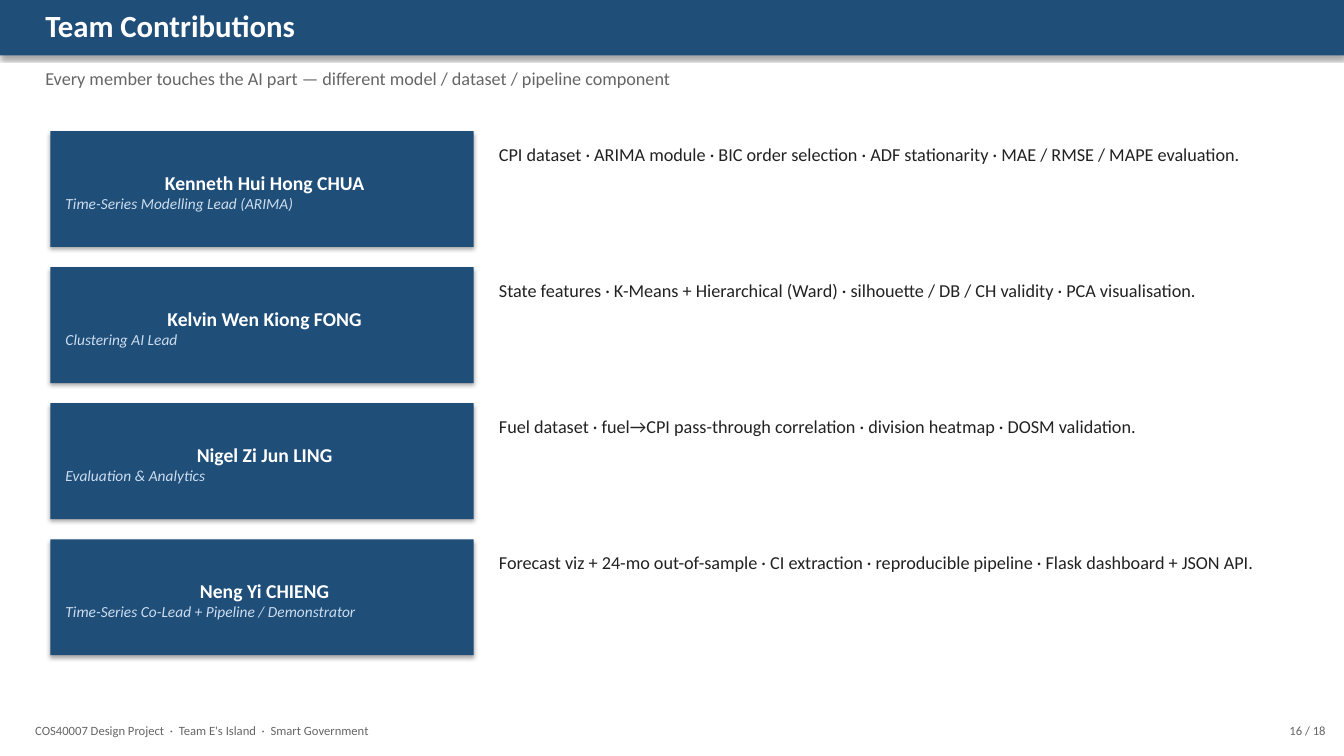
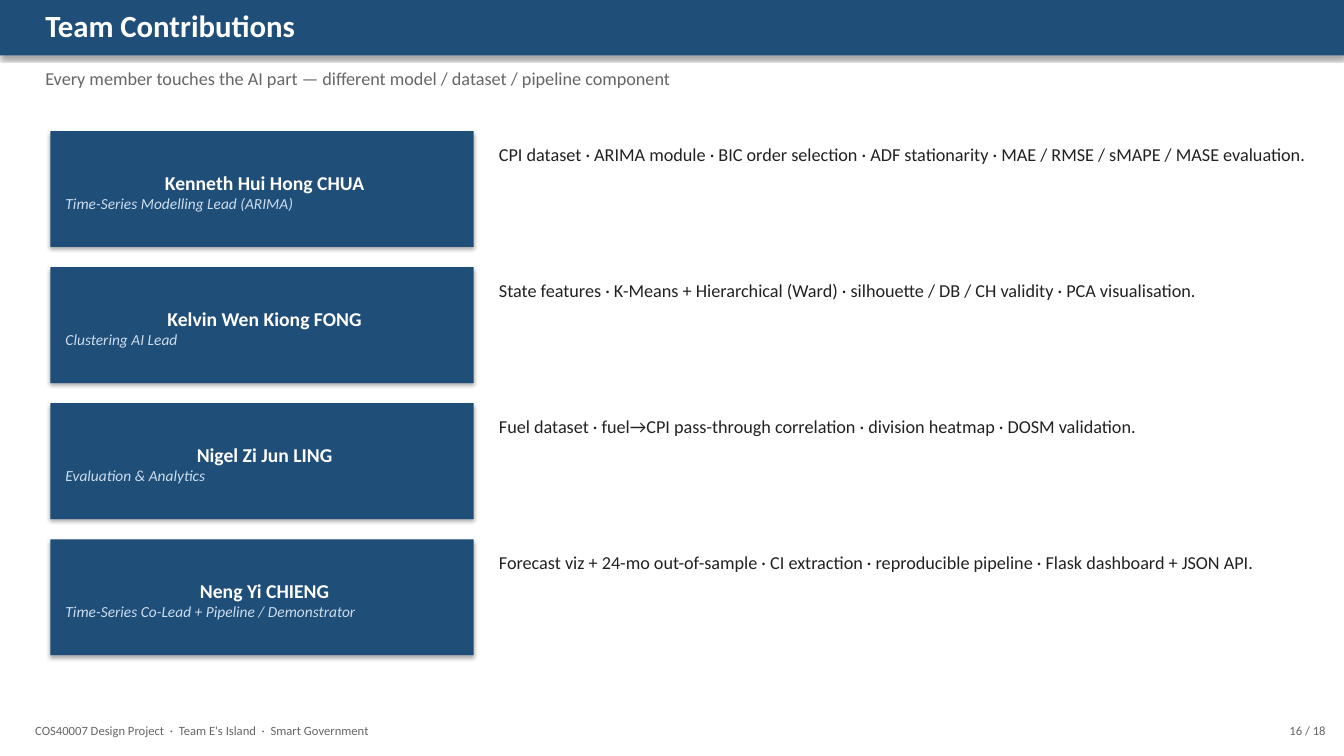
Before and after one commit to kenn040502/COS40007-Design-Project, a slide deck: slide 16 of outputs/COS40007_E's_Island_Presentation.pptx. Drawn at 1344x756 pixels with LibreOffice and Linux fonts; fonts in the diff are those of the drawing. Boxes give left, top, right and bottom in pixels: in the first picture for what was removed or moved away, otherwise in the second. Text is boxed around its words. In the diff, an @@ line names an element or a change of style, - is before the commit and + after.

```diff
--- a/outputs/COS40007_E's_Island_Presentation.pptx
+++ b/outputs/COS40007_E's_Island_Presentation.pptx
@@ text at [499, 148, 1305, 164]: text changed @@
-CPI dataset · ARIMA module · BIC order selection · ADF stationarity · MAE / RMSE / MAPE evaluation.
+CPI dataset · ARIMA module · BIC order selection · ADF stationarity · MAE / RMSE / sMAPE / MASE evaluation.
```
Also in this commit, not shown: 6 other slides changed, 20 other files.
